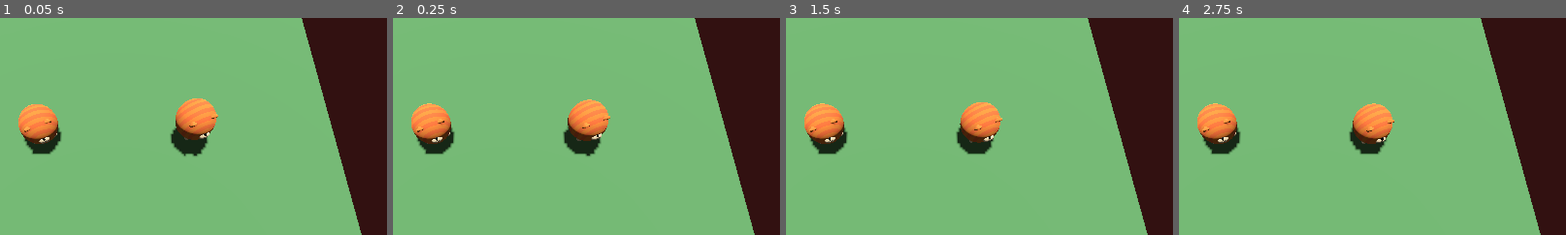
Above: before the commit, frames 1-4 (left to right).
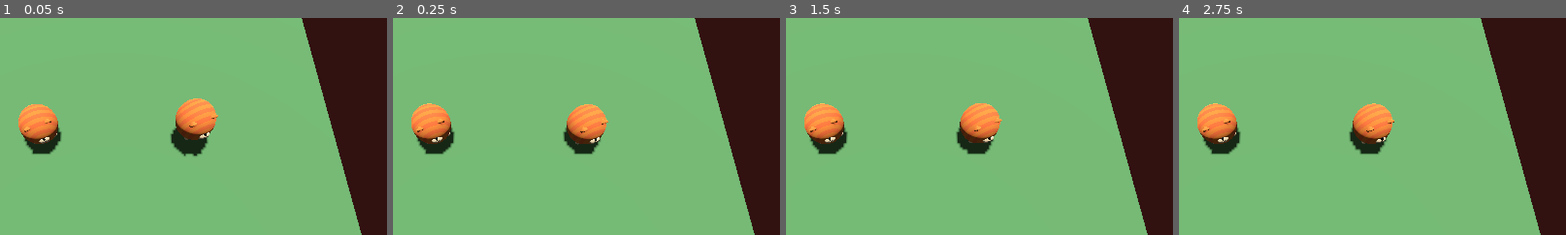
Above: after the commit, the same moments.

Repository: HedgeLizards/ggj24
Game: Godot game, scene res://scenes/main.tscn
The game is run twice, just before and just after one commit, with the same random seed, the same clock (stepped at 60 frames per second) and the same inputs.
Inputs:
- Up to frame 1 (0.05 s): no input
- Up to frame 2 (0.25 s): no input
- Up to frame 3 (1.5 s): no input
- Up to frame 4 (2.75 s): no input
The pictures show only the part of the screen within x 35-85%, y 6-56%; the shares and areas given below are measured in that part.

The runs differ from the first frame. In frame 1, less than 0.1% of the frame differs, in the area x 45-57%, y 37-56%; in frame 2, 1.3%, in the area x 44-57%, y 37-64%; in frame 3, 0.4%; in frame 4, less than 0.1%.

Commit message:
friction and more gravity for the cats

Diff:
--- a/scenes/cat.tscn
+++ b/scenes/cat.tscn
@@ -4,7 +4,6 @@
 [ext_resource type="PackedScene" uid="uid://c1m1lbs4oqw12" path="res://art/Cats/ggjcat.glb" id="2_kkomk"]
 
 [sub_resource type="PhysicsMaterial" id="PhysicsMaterial_e8e0b"]
-friction = 0.0
 rough = true
 bounce = 0.8
 
@@ -14,6 +13,7 @@
 [node name="Player" type="RigidBody3D"]
 mass = 2.0
 physics_material_override = SubResource("PhysicsMaterial_e8e0b")
+gravity_scale = 4.0
 linear_damp = 0.2
 script = ExtResource("1_4x5th")
 
